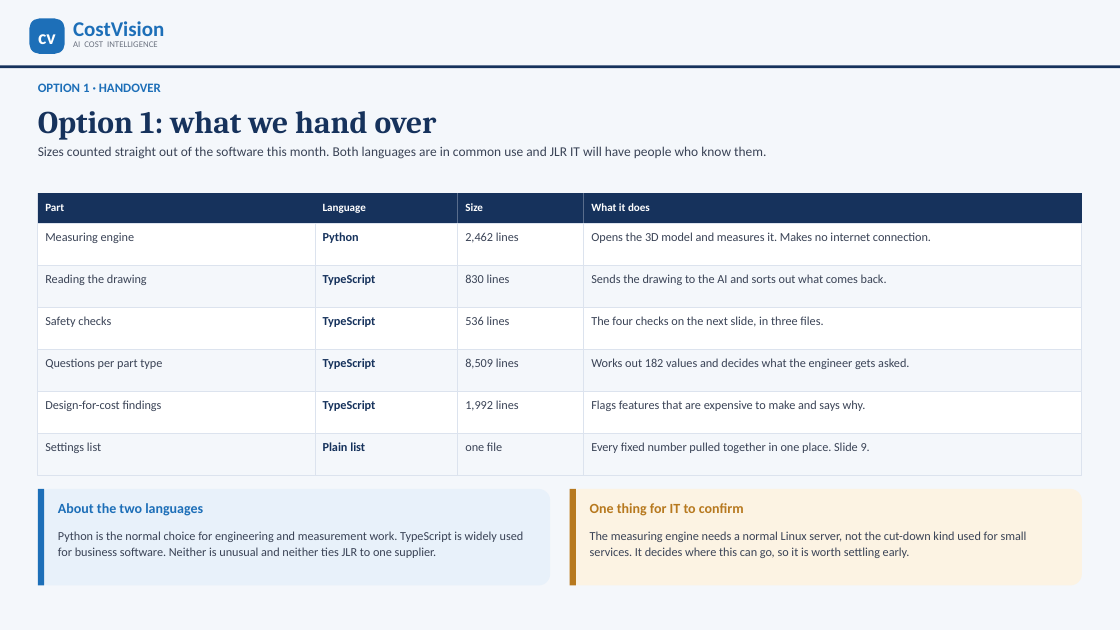
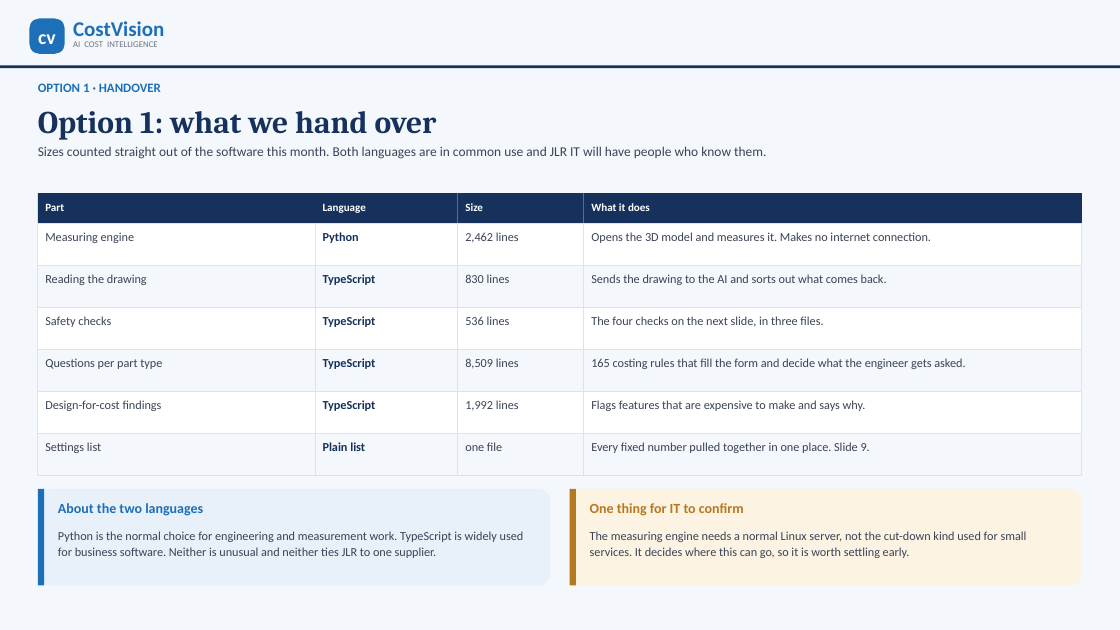
Before and after one commit to bhosaleavinash546/leamington-marathi, a slide deck: slide 7 of CostVision-CAPEE-Implementation-Options.pptx. Drawn at 1120x630 pixels with LibreOffice and Linux fonts; fonts in the diff are those of the drawing. Boxes give left, top, right and bottom in pixels: in the first picture for what was removed or moved away, otherwise in the second. Text is boxed around its words. In the diff, an @@ line names an element or a change of style, - is before the commit and + after.

```diff
--- a/CostVision-CAPEE-Implementation-Options.pptx
+++ b/CostVision-CAPEE-Implementation-Options.pptx
@@ text at [591,358,965,369]: text changed @@
-Works out 182 values and decides what the engineer gets asked.
+165 costing rules that fill the form and decide what the engineer gets asked.
```
Also in this commit, not shown: 9 other slides changed, 2 other files.
